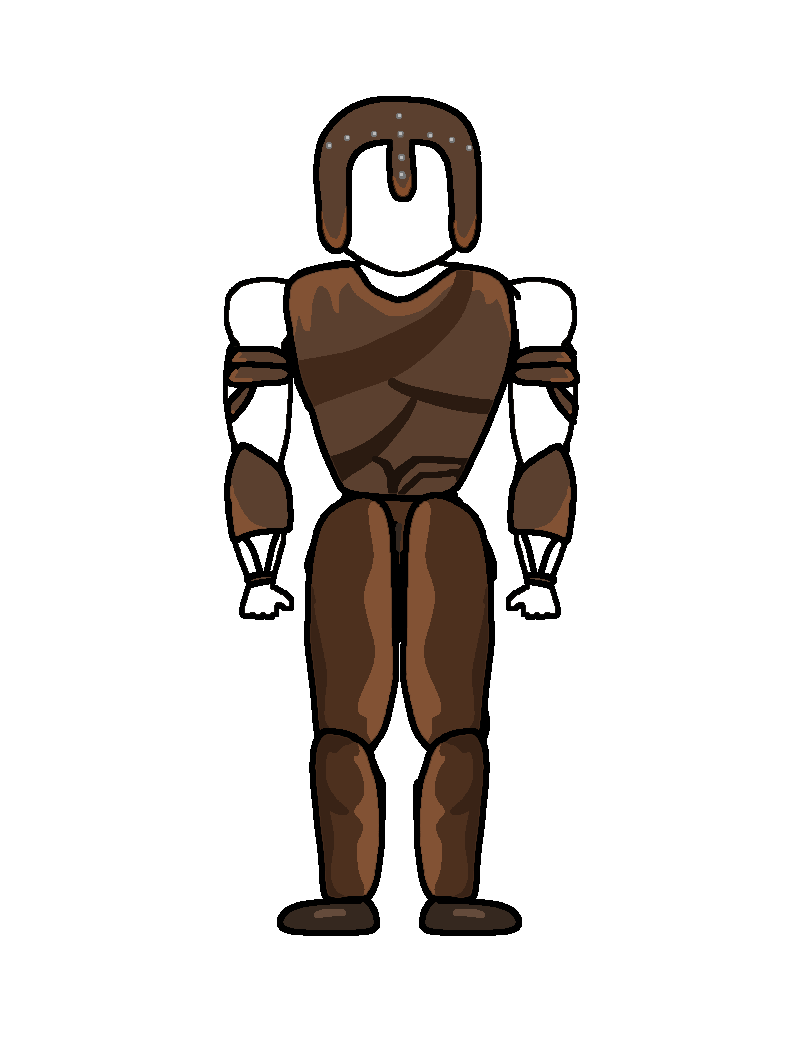
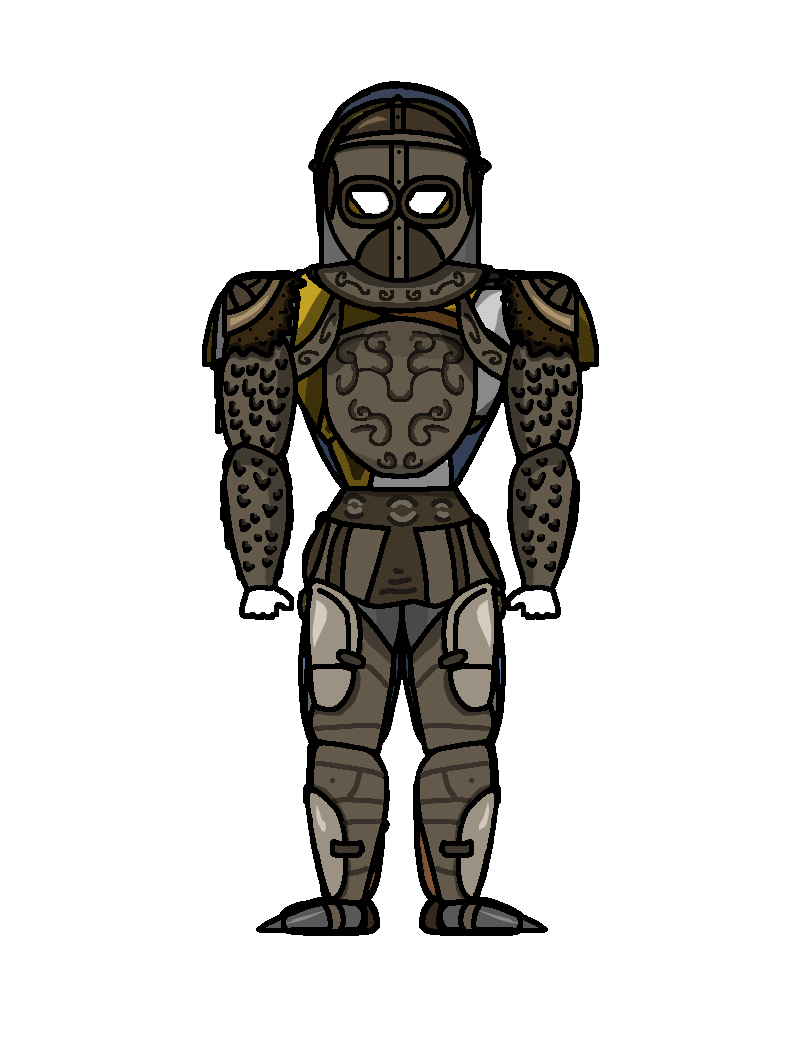
The second 800 x 1044 image is a revision of the first. Changes to its layers:
added group "ArmorSet_Boss_01" with 13 layers above "ArmorSet_Boss_02" over bbox(218, 96, 583, 934)
added layer "helmet_Boss_01" in group "ArmorSet_Boss_01" over bbox(323, 96, 477, 283)
added layer "pants_Boss_01" in group "ArmorSet_Boss_01" over bbox(302, 486, 506, 609)
added layer "chestplate_Boss_01" in group "ArmorSet_Boss_01" over bbox(285, 103, 515, 479)
added group "ArmorSet_Boss_02" with 12 layers above "ArmorSet_05" over bbox(211, 106, 575, 933)
added layer "helmet_Boss_02" in group "ArmorSet_Boss_02" over bbox(319, 106, 495, 289)
added group "ArmorSet_04" with 13 layers above "ArmorSet_03" over bbox(202, 94, 599, 934)
added layer "helmet_04" in group "ArmorSet_04" over bbox(316, 94, 485, 294)
added layer "chestplate_04" in group "ArmorSet_04" over bbox(272, 255, 514, 493)
added group "ArmorSet_03" with 13 layers above "ArmorSet_02" over bbox(203, 106, 597, 935)
added layer "pants_03" in group "ArmorSet_03" over bbox(303, 444, 496, 599)
added layer "chestplate_03" in group "ArmorSet_03" over bbox(288, 267, 548, 435)
added group "ArmorSet_02" with 13 layers above "ArmorSet_01" over bbox(215, 81, 588, 936)
added layer "chestplate_02" in group "ArmorSet_02" over bbox(288, 262, 520, 492)
added layer "helmet_02" in group "ArmorSet_02" over bbox(308, 81, 492, 281)
moved "pairleg_01" above "leg_01", painted on it over bbox(397, 492, 498, 755)
moved "leg_01" above "pairshoe_01", painted on it over bbox(304, 492, 403, 755)
painted on "chestplate_01" over bbox(283, 260, 517, 501)
added group "HumanModel" with 19 layers over bbox(223, 111, 578, 932)
moved "head_part" into group "HumanModel" over bbox(325, 111, 475, 277)
moved "torso_part" into group "HumanModel" over bbox(280, 249, 521, 489)
moved "leftleg_part" into group "HumanModel" over bbox(403, 489, 521, 932)
moved "rightleg_part" into group "HumanModel" over bbox(282, 489, 401, 930)
…and 60 more changes (54 added, 3 painted, 3 stack)
